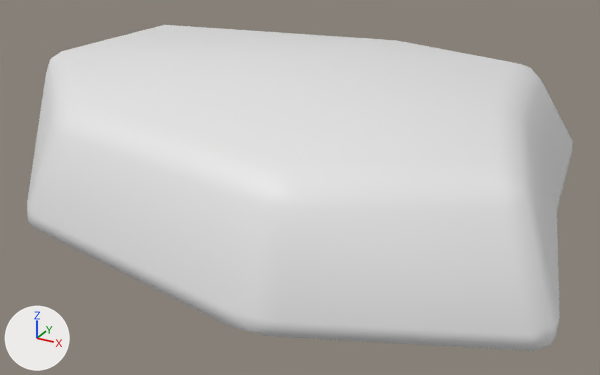
An edit to the FBX model Assets/Environment/Props/Stones/Normal Rocks V1 FBX/Models/NormalRock4.fbx, drawn before and after from the same camera.
Rendered twice from a 50 mm lens placed at (0.483, -0.981, 0.464), pointed at (-0.018, -0.072, 0.009). Arrows for +X, +Y and +Z are at lower left; the lights stay in place. The first picture is the older version.

Before the edit, the objects in view are built like this:
```python
me_cube_002 = bpy.data.meshes.new('Cube.002')
me_cube_002.from_pydata(...)  # 98 vertices, 96 faces; spans x -0.464..0.372, y -0.404..0.309, z 0.0..0.177
ob_normalrock4 = bpy.data.objects.new('NormalRock4', me_cube_002)
ob_normalrock4.location = (0.0, 0.0, 0.0)
```
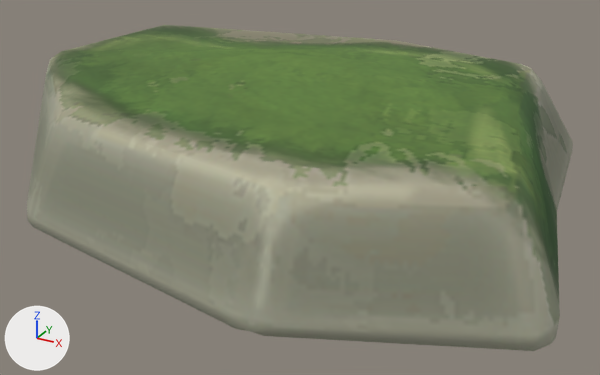
Where the newer file only moved an object's origin or applied its transform, the numbers keep the older frame.

Boxes [x1, y1, x2, y2] around the edits, measured in the pictures (600 x 375 px):
```json
{"object": "NormalRock4", "change": "recoloured", "before": [27, 25, 573, 351], "after": [27, 25, 573, 351], "on screen": "darker"}
```

Edits to the scene script, one JSON object a line:
```json
{"op": "add", "block": "img_final_mossy_rocks_basecolor_png", "code": ["img_final_mossy_rocks_basecolor_png = load_image('Final_Mossy Rocks_BaseColor.png', '../../Mossy Rocks FBX/Textures/Final_Mossy Rocks_BaseColor.png', 1024, 1024, 'sRGB')"]}
{"op": "add", "block": "mat_material_001", "code": ["mat_material_001 = principled_material('Material.001')", "mat_material_001.texture = img_final_mossy_rocks_basecolor_png", "mat_material_001.roughness = 1.0"]}
{"block": "me_cube_002", "where": "me_cube_002.from_pydata(...)  # 98 vertices, 96 faces; spans x -0.464..0.372, y -0.404..0.309, z 0.0..0.177"}
{"op": "add", "block": "me_cube_002", "code": "me_cube_002.materials.append(mat_material_001)  # picture img_final_mossy_rocks_basecolor_png"}
```
